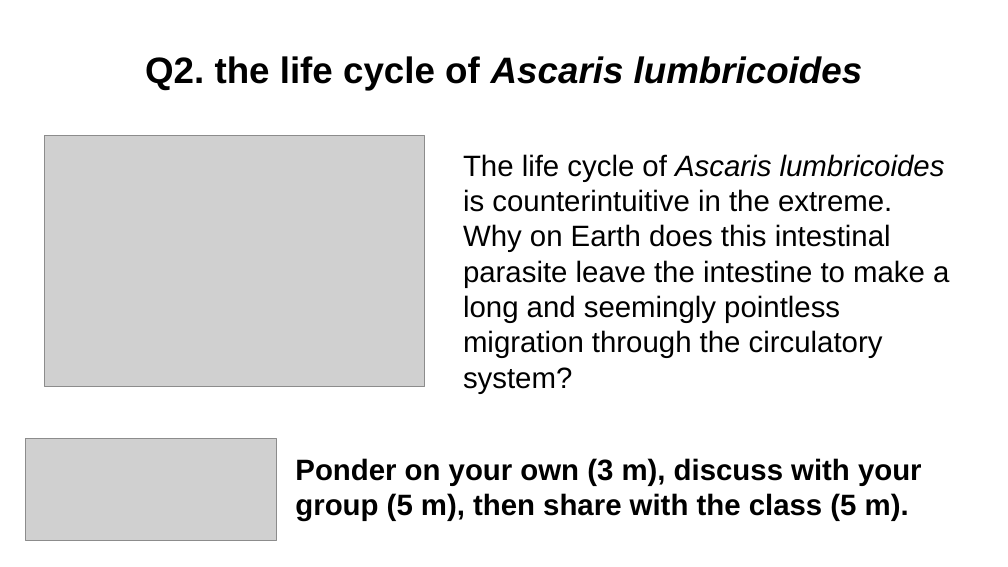
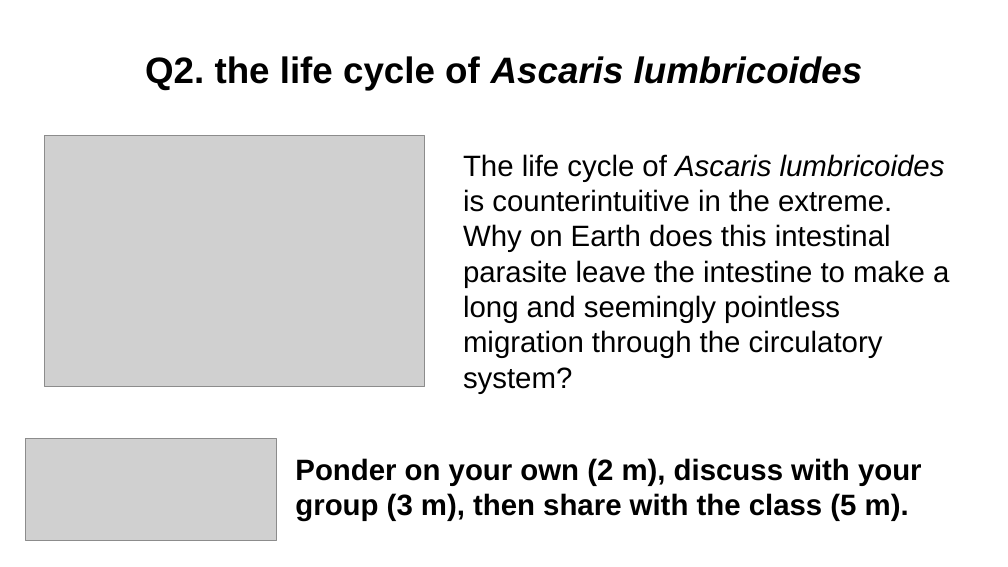
Before and after one commit to wood-lab/fish_406, a slide deck: slide 5 of docs/lectures/in-class_activities/class_10.pptx. Drawn at 1008x567 pixels with LibreOffice and Linux fonts; fonts in the diff are those of the drawing; grey boxes stand for pictures. Boxes give left, top, right and bottom in pixels: in the first picture for what was removed or moved away, otherwise in the second. Text is boxed around its words. In the diff, an @@ line names an element or a change of style, - is before the commit and + after.

Commit message:
updating class 9 and 10

```diff
--- a/docs/lectures/in-class_activities/class_10.pptx
+++ b/docs/lectures/in-class_activities/class_10.pptx
@@ text at box(295, 458, 922, 521): text changed @@
-Ponder on your own (3 m), discuss with your group (5 m), then share with the class (5 m).
+Ponder on your own (2 m), discuss with your group (3 m), then share with the class (5 m).
```
Also in this commit, not shown: 19 other files.
